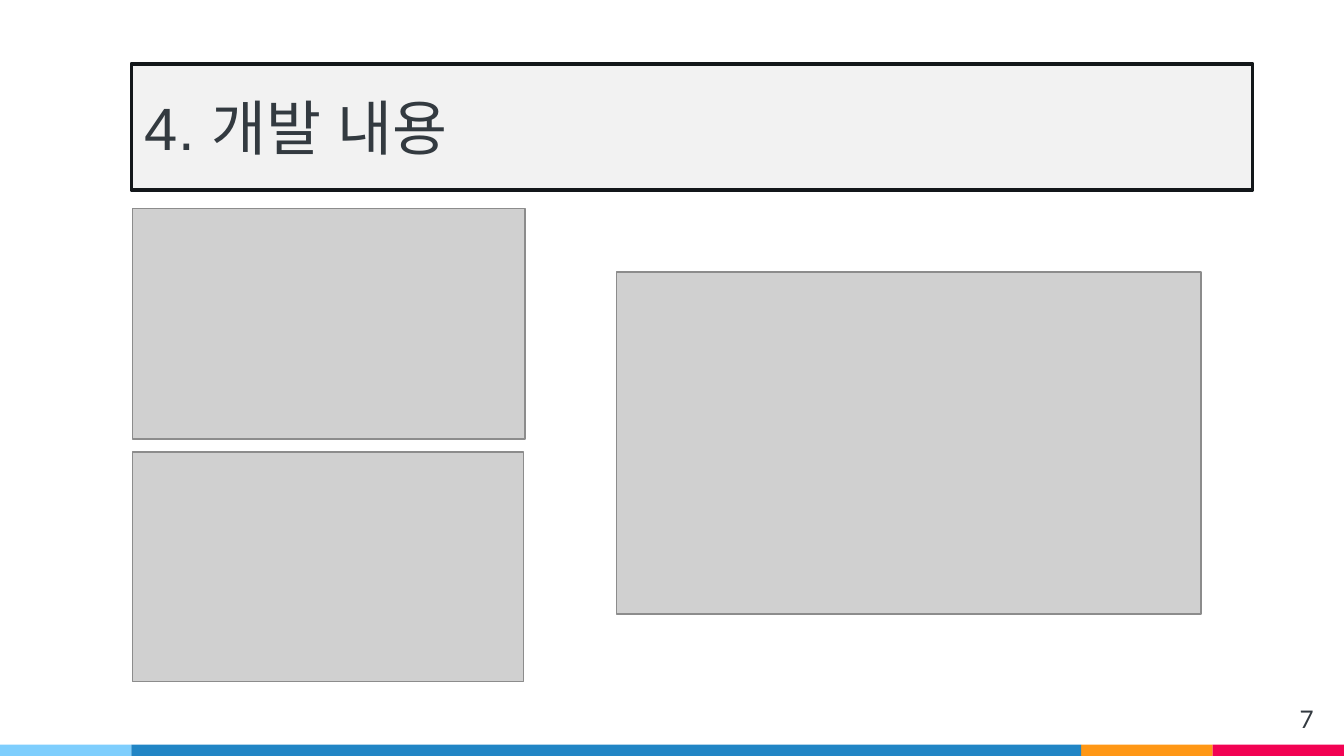
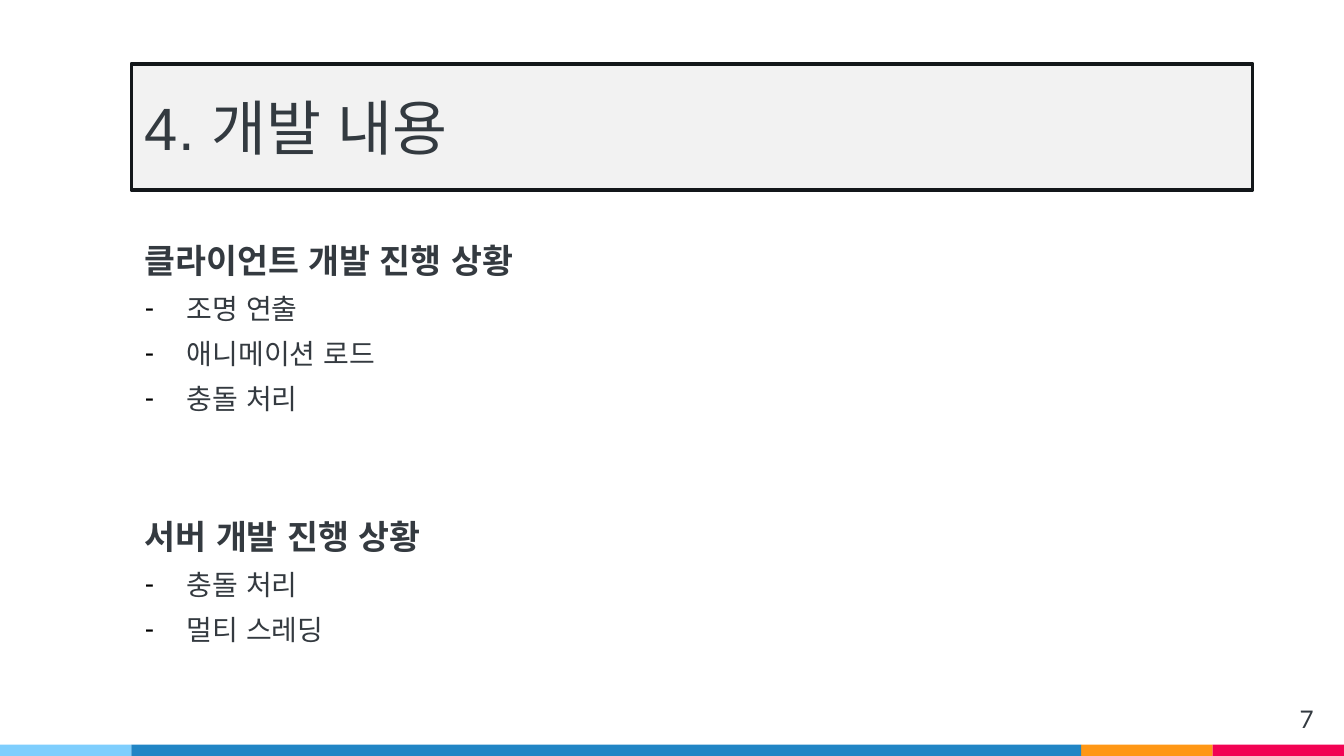
Before and after one commit to wsj2681/Anger_Control_Disoder, a slide deck: slide 7 of Capstone Design/발표자료/중간발표/v2.pptx. Drawn at 1344x756 pixels with LibreOffice and Linux fonts; fonts in the diff are those of the drawing; grey boxes stand for pictures. Boxes give left, top, right and bottom in pixels: in the first picture for what was removed or moved away, otherwise in the second. Text is boxed around its words. In the diff, an @@ line names an element or a change of style, - is before the commit and + after.

```diff
--- a/Capstone Design/발표자료/중간발표/v2.pptx
+++ b/Capstone Design/발표자료/중간발표/v2.pptx
@@ picture removed at [132,208,524,439] @@
@@ text added at [145,244,513,642], 15 pt, text #343A40 @@
+클라이언트 개발 진행 상황
+– 조명 연출
+– 애니메이션 로드
+– 충돌 처리
+서버 개발 진행 상황
+– 충돌 처리
+– 멀티 스레딩
@@ picture removed at [617,273,1202,614] @@
@@ picture removed at [132,452,523,681] @@
```
Also in this commit, not shown: 5 other slides changed, 2 slides added, 2 other files.
